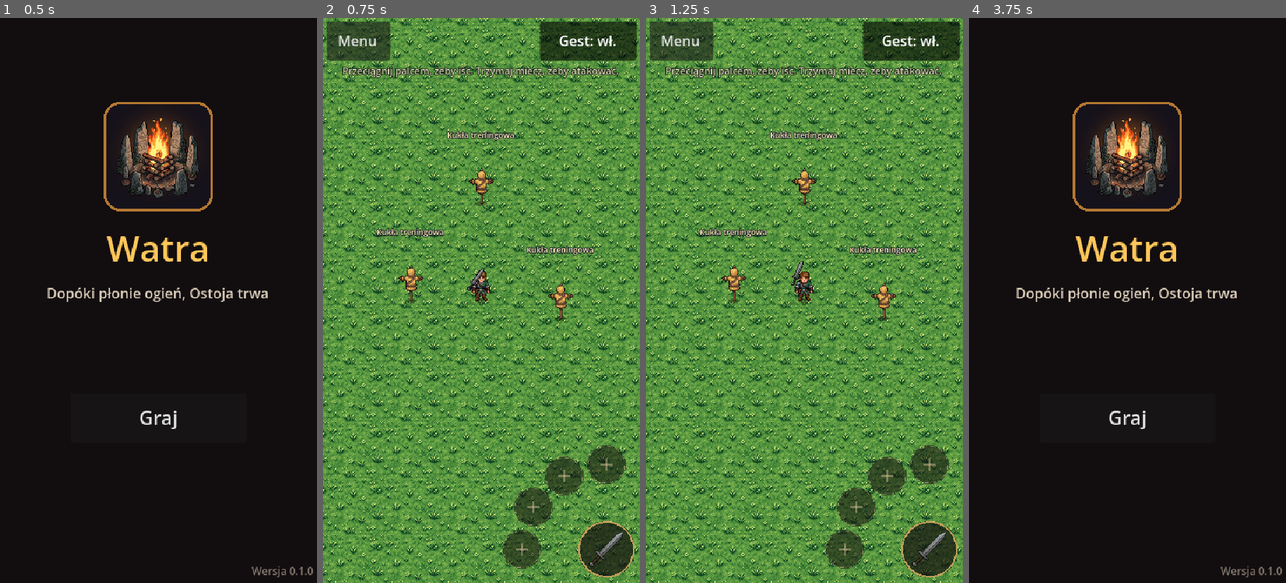
Above: before the commit, frames 1-4 (left to right).
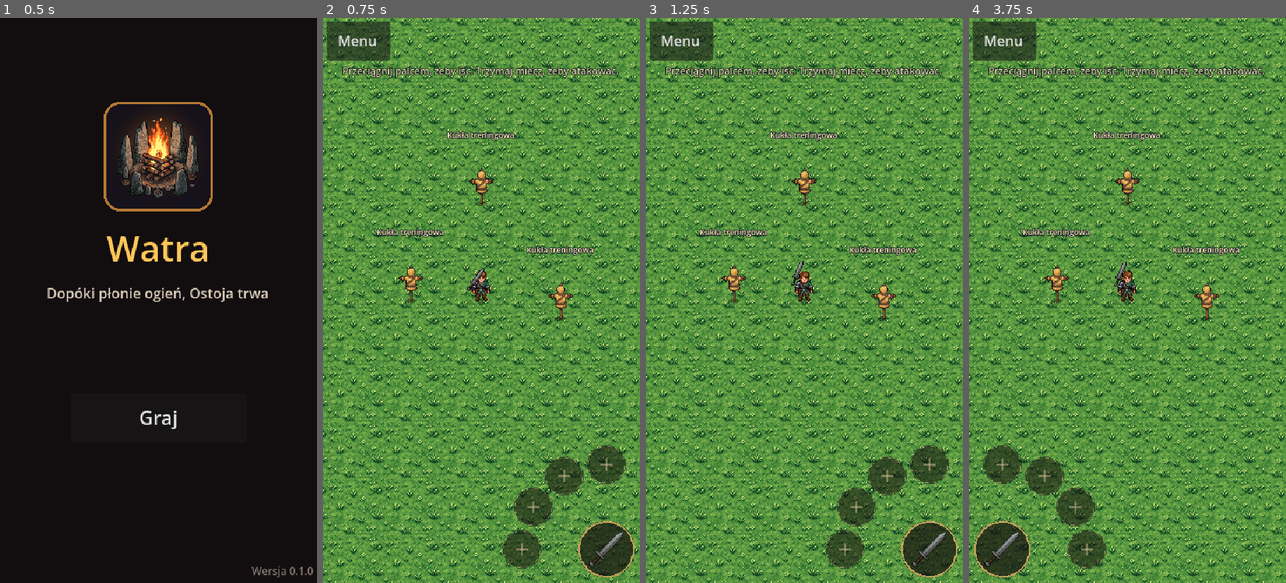
Above: after the commit, the same moments.

Repository: slota145/Watra-Mobile
Game: Godot game, scene res://scenes/main_menu.tscn
Two runs of this game, one before a commit and one after it. Both use one fixed random seed, a clock stepped at 60 frames per second and the inputs below.
Inputs (mouse positions are in pixels of both pictures, inside the frame that each line leads up to):
- Up to frame 1 (0.5 s): no input
- Up to frame 2 (0.75 s): click "Graj" at 0.5 s
- Up to frame 3 (1.25 s): no input
- Up to frame 4 (3.75 s): click "Menu" at 1.25 s; click (1127, 244) at 2 s, where only the run after the commit has a clickable "Atak i umiejętności po lewej"; click (1127, 300) at 2.75 s, where only the run after the commit has a clickable "Gest postaci przy ataku"; click (1127, 345) at 3.5 s, where only the run after the commit has a clickable "Wróć do gry"

Frame 1 is identical in both runs. In frame 2, 2.2% of the frame differs, in the area x 68-100%, y 0-8%; in frame 3, 2.2%; in frame 4, 100%, in the area x 0-100%, y 0-100%.

Commit message:
Prototyp: okno pauzy z ustawieniami - atak i umiejętności po lewej, gest postaci
Co-Authored-By: Claude Opus 5.5 <noreply@anthropic.com>
Claude-Session: https://claude.ai/code/session_01Ves32BZKWmK3MzsvzoWnwA

Diff:
--- a/project.godot
+++ b/project.godot
@@ -15,6 +15,7 @@
 run/main_scene="res://scenes/main_menu.tscn"
 config/features=PackedStringArray("4.7", "GL Compatibility")
 config/icon="res://assets/icon.png"
+config/quit_on_go_back=false
 
 [autoload]
 
--- a/scripts/game.gd
+++ b/scripts/game.gd
@@ -1,17 +1,30 @@
 extends Node
-## Globalny stan gry (autoload "Game"): przełączanie scen i ścieżka zapisu.
-## Na razie szkielet - zapis gry dojdzie razem z pierwszymi systemami.
+## Globalny stan gry (autoload "Game"): przełączanie scen, ścieżka zapisu i ustawienia gracza.
+## Ustawienia (np. przyciski po lewej) leżą osobno od zapisu gry, w user://settings.cfg.
 
 const MENU_SCENE := "res://scenes/main_menu.tscn"
 ## Zapis gracza. Testy podmieniają go na osobny plik, żeby nie ruszać prawdziwego zapisu.
 const SAVE_PATH := "user://savegame.json"
+const SETTINGS_PATH := "user://settings.cfg"
+const TEST_SETTINGS_PATH := "user://test_settings.cfg"
 
-var save_path := SAVE_PATH
+## Testy ustawiają osobny plik zapisu - wtedy ustawienia też idą do osobnego pliku.
+var save_path := SAVE_PATH:
+	set(value):
+		save_path = value
+		settings_path = SETTINGS_PATH if value == SAVE_PATH else TEST_SETTINGS_PATH
+		load_settings()
+var settings_path := SETTINGS_PATH
+## Atak i umiejętności w lewym dolnym rogu (dla osób, które wolą trzymać je lewym kciukiem).
+var left_handed := false
+## Gest ręką postaci przy ataku (prototyp - porównanie wersji z gestem i bez).
+var gesture := true
 
 
 func _ready() -> void:
 	# jak w Watrze: gra startuje po polsku, niezależnie od języka telefonu (wybór języka dojdzie w ustawieniach)
 	Lang.set_language(Lang.DEFAULT)
+	load_settings()
 
 
 ## Numer wersji gry z project.godot (pokazywany w rogu menu).
@@ -21,4 +34,20 @@
 
 ## Przejście do innej sceny (np. z menu do gry).
 func change_scene(path: String) -> void:
+	get_tree().paused = false
 	get_tree().change_scene_to_file(path)
+
+
+func load_settings() -> void:
+	var cfg := ConfigFile.new()
+	if cfg.load(settings_path) != OK:
+		cfg = ConfigFile.new()
+	left_handed = cfg.get_value("controls", "left_handed", false)
+	gesture = cfg.get_value("controls", "gesture", true)
+
+
+func save_settings() -> void:
+	var cfg := ConfigFile.new()
+	cfg.set_value("controls", "left_handed", left_handed)
+	cfg.set_value("controls", "gesture", gesture)
+	cfg.save(settings_path)
--- a/scripts/proto/arena.gd
+++ b/scripts/proto/arena.gd
@@ -1,7 +1,8 @@
 extends Node2D
 ## Prototyp walki: polana z trawy, Wojciech z lewitującym mieczem i kukły treningowe z Watry.
 ## Chodzenie: przeciągnij palcem w dowolnym miejscu ekranu (pływająca gałka). Atak: trzymaj przycisk miecza
-## w prawym dolnym rogu (wokół niego 4 puste miejsca na umiejętności). Przycisk „Gest” włącza i wyłącza gest ręką postaci przy ataku (porównanie obu wersji).
+## w dolnym rogu (wokół niego 4 puste miejsca na umiejętności). „Menu” otwiera okno pauzy: przyciski po lewej
+## stronie, gest ręką postaci przy ataku, wyjście do menu głównego.
 ## Wszystko budowane w kodzie, żeby prototyp łatwo było zmieniać i wyrzucić.
 
 const ARENA := Rect2(-360, -560, 720, 1120)
@@ -10,8 +11,9 @@
 var hero: ProtoHero
 var weapon: ProtoWeapon
 var joystick: Joystick
-var gesture_button: Button
+var menu_button: Button
 var actions: ActionCluster
+var pause_menu: PauseMenu
 
 
 func _ready() -> void:
@@ -27,6 +29,7 @@
 	hero.position = Vector2(0, 40)
 	hero.joystick = joystick
 	hero.bounds = ARENA.grow(-16)
+	hero.gesture = Game.gesture
 	world.add_child(hero)
 	var camera := Camera2D.new()
 	camera.position_smoothing_enabled = true
@@ -82,22 +85,11 @@
 	var top := HBoxContainer.new()
 	top.mouse_filter = Control.MOUSE_FILTER_IGNORE
 	column.add_child(top)
-	var back := Button.new()
-	back.text = tr("Menu")
-	back.custom_minimum_size = Vector2(72, 44)
-	back.pressed.connect(func() -> void: Game.change_scene(Game.MENU_SCENE))
-	top.add_child(back)
-	var spacer := Control.new()
-	spacer.size_flags_horizontal = Control.SIZE_EXPAND_FILL
-	spacer.mouse_filter = Control.MOUSE_FILTER_IGNORE
-	top.add_child(spacer)
-	gesture_button = Button.new()
-	gesture_button.toggle_mode = true
-	gesture_button.button_pressed = true
-	gesture_button.custom_minimum_size = Vector2(110, 44)
-	gesture_button.toggled.connect(_on_gesture_toggled)
-	top.add_child(gesture_button)
-	_on_gesture_toggled(true)
+	menu_button = Button.new()
+	menu_button.text = tr("Menu")
+	menu_button.custom_minimum_size = Vector2(72, 44)
+	menu_button.pressed.connect(_open_menu)
+	top.add_child(menu_button)
 	var hint := Label.new()
 	hint.text = tr("Przeciągnij palcem, żeby iść. Trzymaj miecz, żeby atakować.")
 	hint.horizontal_alignment = HORIZONTAL_ALIGNMENT_CENTER
@@ -112,14 +104,34 @@
 	fill.size_flags_vertical = Control.SIZE_EXPAND_FILL
 	fill.mouse_filter = Control.MOUSE_FILTER_IGNORE
 	column.add_child(fill)
-	# prawy dolny róg: atak i miejsca na umiejętności
+	# dolny róg (prawy albo lewy - ustawienie): atak i miejsca na umiejętności
 	actions = ActionCluster.new()
-	actions.size_flags_horizontal = Control.SIZE_SHRINK_END
+	actions.left_handed = Game.left_handed
 	column.add_child(actions)
 	joystick.blocked = [top, actions]
+	pause_menu = PauseMenu.new()  # ostatnie dziecko: nad całym interfejsem
+	pause_menu.visible = false
+	pause_menu.closed.connect(_apply_settings)
+	layer.add_child(pause_menu)
 
 
-func _on_gesture_toggled(on: bool) -> void:
-	gesture_button.text = tr("Gest: wł.") if on else tr("Gest: wył.")
-	if hero:
-		hero.gesture = on
+func _open_menu() -> void:
+	joystick.release()
+	actions.attack.release()
+	pause_menu.open()
+
+
+## Po zamknięciu okna pauzy: ustawienia z Game na przyciski i postać.
+func _apply_settings() -> void:
+	actions.left_handed = Game.left_handed
+	hero.gesture = Game.gesture
+
+
+## Przycisk „wstecz” na Androidzie otwiera i zamyka pauzę; przełączenie telefonu na inną aplikację ją otwiera.
+func _notification(what: int) -> void:
+	if not pause_menu:
+		return
+	if what == NOTIFICATION_WM_GO_BACK_REQUEST and pause_menu.visible:
+		pause_menu.close()
+	elif what in [NOTIFICATION_WM_GO_BACK_REQUEST, NOTIFICATION_APPLICATION_PAUSED] and not pause_menu.visible:
+		_open_menu()
--- a/scripts/ui/action_button.gd
+++ b/scripts/ui/action_button.gd
@@ -43,6 +43,16 @@
 			queue_redraw()
 
 
+## Puszcza przycisk bez dotyku (np. przy otwarciu pauzy).
+func release() -> void:
+	if held:
+		_finger = -1
+		held = false
+		scale = Vector2.ONE
+		released.emit()
+		queue_redraw()
+
+
 func _process(delta: float) -> void:
 	if _flash > 0.0:
 		_flash = maxf(0.0, _flash - delta * 5.0)
--- a/scripts/ui/action_cluster.gd
+++ b/scripts/ui/action_cluster.gd
@@ -1,36 +1,59 @@
 class_name ActionCluster
 extends Control
-## Prawy dolny róg ekranu, pod prawy kciuk: duży przycisk ataku i 4 miejsca na umiejętności na łuku wokół niego
-## (od lewej do góry, jak w grach mobilnych). Umiejętności jeszcze nie ma - miejsca są puste.
+## Przyciski pod kciuk: duży przycisk ataku w dolnym rogu ekranu i 4 miejsca na umiejętności na łuku wokół niego
+## (od boku ekranu do góry, jak w grach mobilnych). Domyślnie w prawym rogu; `left_handed` przenosi całość
+## do lewego (lustrzane odbicie). Umiejętności jeszcze nie ma - miejsca są puste.
 
 ## Bok kwadratu, w którym leżą przyciski (piksele gry).
 const SIZE := 156.0
 const ATTACK_RADIUS := 32.0
 const SKILL_RADIUS := 22.0
-## Odległość środków umiejętności od środka ataku i ich kąty (180 - w lewo, 270 - w górę).
+## Odległość środków umiejętności od środka ataku i ich kąty po prawej stronie (180 - w lewo, 270 - w górę).
 const ORBIT := 96.0
 const SKILL_ANGLES := [180.0, 210.0, 240.0, 270.0]
 const SKILL_SLOTS := 4
 
 var attack: ActionButton
 var skills: Array[ActionButton] = []
+## Przyciski w lewym dolnym rogu.
+var left_handed := false:
+	set(value):
+		left_handed = value
+		if is_node_ready():
+			_layout()
 
 
 func _ready() -> void:
 	mouse_filter = Control.MOUSE_FILTER_IGNORE
 	custom_minimum_size = Vector2(SIZE, SIZE)
-	var center := Vector2(SIZE - ATTACK_RADIUS - 2.0, SIZE - ATTACK_RADIUS - 2.0)
-	attack = _add_button(center, ATTACK_RADIUS)
+	attack = _add_button(ATTACK_RADIUS)
 	attack.icon = preload("res://assets/watra/iron_sword_icon.png")
 	for i in SKILL_SLOTS:
-		var b := _add_button(center + Vector2.from_angle(deg_to_rad(SKILL_ANGLES[i])) * ORBIT, SKILL_RADIUS)
+		var b := _add_button(SKILL_RADIUS)
 		b.empty = true
 		skills.append(b)
+	_layout()
 
 
-func _add_button(center: Vector2, radius: float) -> ActionButton:
+## Ustawia przyciski w prawym albo lewym rogu (w rodzicu-kontenerze: do prawej albo do lewej krawędzi).
+func _layout() -> void:
+	size_flags_horizontal = Control.SIZE_SHRINK_BEGIN if left_handed else Control.SIZE_SHRINK_END
+	var margin := ATTACK_RADIUS + 2.0
+	var center := Vector2(margin if left_handed else SIZE - margin, SIZE - margin)
+	_place(attack, center)
+	for i in SKILL_SLOTS:
+		var angle: float = SKILL_ANGLES[i]
+		if left_handed:
+			angle = 180.0 - angle  # odbicie: 180 -> 0 (w prawo), 270 -> -90 (w górę)
+		_place(skills[i], center + Vector2.from_angle(deg_to_rad(angle)) * ORBIT)
+
+
+func _add_button(radius: float) -> ActionButton:
 	var b := ActionButton.new()
 	b.radius = radius
-	b.position = center - Vector2.ONE * radius
 	add_child(b)
 	return b
+
+
+func _place(b: ActionButton, center: Vector2) -> void:
+	b.position = center - Vector2.ONE * b.radius
--- a/scripts/ui/joystick.gd
+++ b/scripts/ui/joystick.gd
@@ -47,6 +47,13 @@
 		queue_redraw()
 
 
+## Puszcza gałkę (np. przy otwarciu pauzy - palec zdjęty w zatrzymanej grze nie dałby znać).
+func release() -> void:
+	_finger = -1
+	vector = Vector2.ZERO
+	queue_redraw()
+
+
 func _is_blocked(pos: Vector2) -> bool:
 	for c in blocked:
 		if c.is_visible_in_tree() and c.get_global_rect().has_point(pos):
--- /dev/null
+++ b/scripts/ui/pause_menu.gd
@@ -0,0 +1,94 @@
+class_name PauseMenu
+extends Control
+## Okno pauzy w trakcie gry (przycisk „Menu”): zatrzymuje grę i daje ustawienia sterowania -
+## atak i umiejętności po lewej stronie, gest postaci przy ataku - oraz powrót do gry i wyjście do menu głównego.
+## Ustawienia zapisuje Game (user://settings.cfg). Działa także przy zatrzymanej grze (PROCESS_MODE_ALWAYS).
+## Autoload Game bierzemy z drzewa (_game), bo w skrypcie z class_name nazwa autoloadu nie zawsze jest znana
+## (np. w testach uruchamianych przez -s).
+
+signal closed
+
+var left_toggle: CheckButton
+var gesture_toggle: CheckButton
+var resume_button: Button
+var quit_button: Button
+var _game: Node
+
+
+func _ready() -> void:
+	_game = get_node("/root/Game")
+	process_mode = Node.PROCESS_MODE_ALWAYS
+	set_anchors_and_offsets_preset(Control.PRESET_FULL_RECT)
+	mouse_filter = Control.MOUSE_FILTER_STOP  # zasłania grę pod spodem
+	var dim := ColorRect.new()
+	dim.color = Color(0, 0, 0, 0.6)
+	dim.set_anchors_and_offsets_preset(Control.PRESET_FULL_RECT)
+	dim.mouse_filter = Control.MOUSE_FILTER_IGNORE
+	add_child(dim)
+	var center := CenterContainer.new()
+	center.set_anchors_and_offsets_preset(Control.PRESET_FULL_RECT)
+	center.mouse_filter = Control.MOUSE_FILTER_IGNORE
+	add_child(center)
+	var panel := PanelContainer.new()
+	var style := StyleBoxFlat.new()
+	style.bg_color = Color(0.1, 0.07, 0.06, 0.95)
+	style.border_color = Color(0.85, 0.62, 0.3)
+	style.set_border_width_all(2)
+	style.set_corner_radius_all(6)
+	style.set_content_margin_all(14)
+	panel.add_theme_stylebox_override("panel", style)
+	center.add_child(panel)
+	var column := VBoxContainer.new()
+	column.custom_minimum_size = Vector2(260, 0)
+	column.add_theme_constant_override("separation", 10)
+	panel.add_child(column)
+	var title := Label.new()
+	title.text = tr("Pauza")
+	title.horizontal_alignment = HORIZONTAL_ALIGNMENT_CENTER
+	title.add_theme_font_size_override("font_size", 22)
+	title.add_theme_color_override("font_color", Color(1, 0.78, 0.35))
+	column.add_child(title)
+	left_toggle = _toggle(column, tr("Atak i umiejętności po lewej"), _game.left_handed)
+	left_toggle.toggled.connect(func(on: bool) -> void:
+		_game.left_handed = on
+		_game.save_settings())
+	gesture_toggle = _toggle(column, tr("Gest postaci przy ataku"), _game.gesture)
+	gesture_toggle.toggled.connect(func(on: bool) -> void:
+		_game.gesture = on
+		_game.save_settings())
+	resume_button = _button(column, tr("Wróć do gry"))
+	resume_button.pressed.connect(close)
+	quit_button = _button(column, tr("Menu główne"))
+	quit_button.pressed.connect(func() -> void: _game.change_scene(_game.MENU_SCENE))
+
+
+## Pokazuje okno i zatrzymuje grę.
+func open() -> void:
+	left_toggle.set_pressed_no_signal(_game.left_handed)
+	gesture_toggle.set_pressed_no_signal(_game.gesture)
+	visible = true
+	get_tree().paused = true
+
+
+func close() -> void:
+	visible = false
+	get_tree().paused = false
+	closed.emit()
+
+
+func _toggle(parent: Control, text: String, on: bool) -> CheckButton:
+	var t := CheckButton.new()
+	t.text = text
+	t.button_pressed = on
+	t.custom_minimum_size = Vector2(0, 44)
+	t.autowrap_mode = TextServer.AUTOWRAP_WORD_SMART
+	parent.add_child(t)
+	return t
+
+
+func _button(parent: Control, text: String) -> Button:
+	var b := Button.new()
+	b.text = text
+	b.custom_minimum_size = Vector2(0, 44)
+	parent.add_child(b)
+	return b
--- a/tests/test_prototype.gd
+++ b/tests/test_prototype.gd
@@ -94,8 +94,35 @@
 	_check(dummy._total >= 28, "kukła liczy obrażenia (suma %d)" % dummy._total)
 	var far: ProtoDummy = arena.weapon.targets[2]
 	_check(far._count == 0, "daleka kukła nietknięta")
-	arena.gesture_button.button_pressed = false
-	_check(not hero.gesture and arena.gesture_button.text.contains("wył"), "przycisk wyłącza gest")
+	# okno pauzy: przyciski po lewej i gest
+	var game: Node = root.get_node("Game")
+	game.left_handed = false
+	game.gesture = true
+	arena.menu_button.pressed.emit()
+	await process_frame
+	var menu: PauseMenu = arena.pause_menu
+	_check(menu.visible and paused, "Menu otwiera pauzę i zatrzymuje grę")
+	menu.left_toggle.button_pressed = true
+	menu.gesture_toggle.button_pressed = false
+	menu.resume_button.pressed.emit()
+	await process_frame
+	await process_frame
+	_check(not menu.visible and not paused, "„Wróć do gry” zamyka pauzę")
+	var left_at: Vector2 = attack.get_global_rect().get_center()
+	_check(left_at.x < view.x * 0.4 and left_at.y > view.y * 0.7, "atak w lewym dolnym rogu")
+	var ok_left := true
+	for sk in skills:
+		var r: Rect2 = sk.get_global_rect()
+		ok_left = ok_left and Rect2(Vector2.ZERO, view).encloses(r) and r.get_center().x > left_at.x - 1.0
+	_check(ok_left, "umiejętności po prawej stronie ataku, na ekranie")
+	_check(not hero.gesture, "gest wyłączony w menu")
+	_touch(left_at, true, 1)
+	await process_frame
+	_check(arena.weapon.attack_held and arena.joystick._finger == -1, "atak po lewej działa, gałka nie startuje")
+	_touch(left_at, false, 1)
+	game.load_settings()
+	_check(game.left_handed and not game.gesture, "ustawienia zapisane")
+	DirAccess.remove_absolute(game.settings_path)
 	print("WYNIK: %s" % ("wszystko OK" if _failed == 0 else "%d błędów" % _failed))
 	quit(1 if _failed else 0)
 
--- a/translations/teksty.csv
+++ b/translations/teksty.csv
@@ -1,13 +1,14 @@
 "keys","en","_gdzie"
-"Gest: wył.","Gesture: off","arena.gd"
-"Gest: wł.","Gesture: on","arena.gd"
 "Menu","Menu","arena.gd"
 "Przeciągnij palcem, żeby iść. Trzymaj miecz, żeby atakować.","Drag your finger to walk. Hold the sword to attack.","arena.gd"
 "Wersja %s","Version %s","main_menu.gd"
 "Dopóki płonie ogień, Ostoja trwa","While the fire burns, Ostoja endures","main_menu.tscn"
 "Graj","Play","main_menu.tscn"
+"Atak i umiejętności po lewej","Attack and skills on the left","pause_menu.gd"
+"Gest postaci przy ataku","Character gesture when attacking","pause_menu.gd"
+"Menu główne","Main menu","pause_menu.gd"
+"Pauza","Pause","pause_menu.gd"
+"Wróć do gry","Back to game","pause_menu.gd"
 "%d obrażeń/s","%d damage/s","proto_dummy.gd"
 "Kukła treningowa","Training dummy","proto_dummy.gd"
 "Suma %d, trafień: %d","Total %d, hits: %d","proto_dummy.gd"
-"Przeciągnij palcem, żeby iść. Miecz atakuje sam.","Drag your finger to walk. The sword attacks on its own.","(nieużywany)"
-"Gra jeszcze powstaje - wróć wkrótce!","The game is still in the making - come back soon!","(nieużywany)"
Not shown, added: scripts/ui/pause_menu.gd.uid
Not shown, changed: CLAUDE.md
Not shown, changed: docs/historia.md
